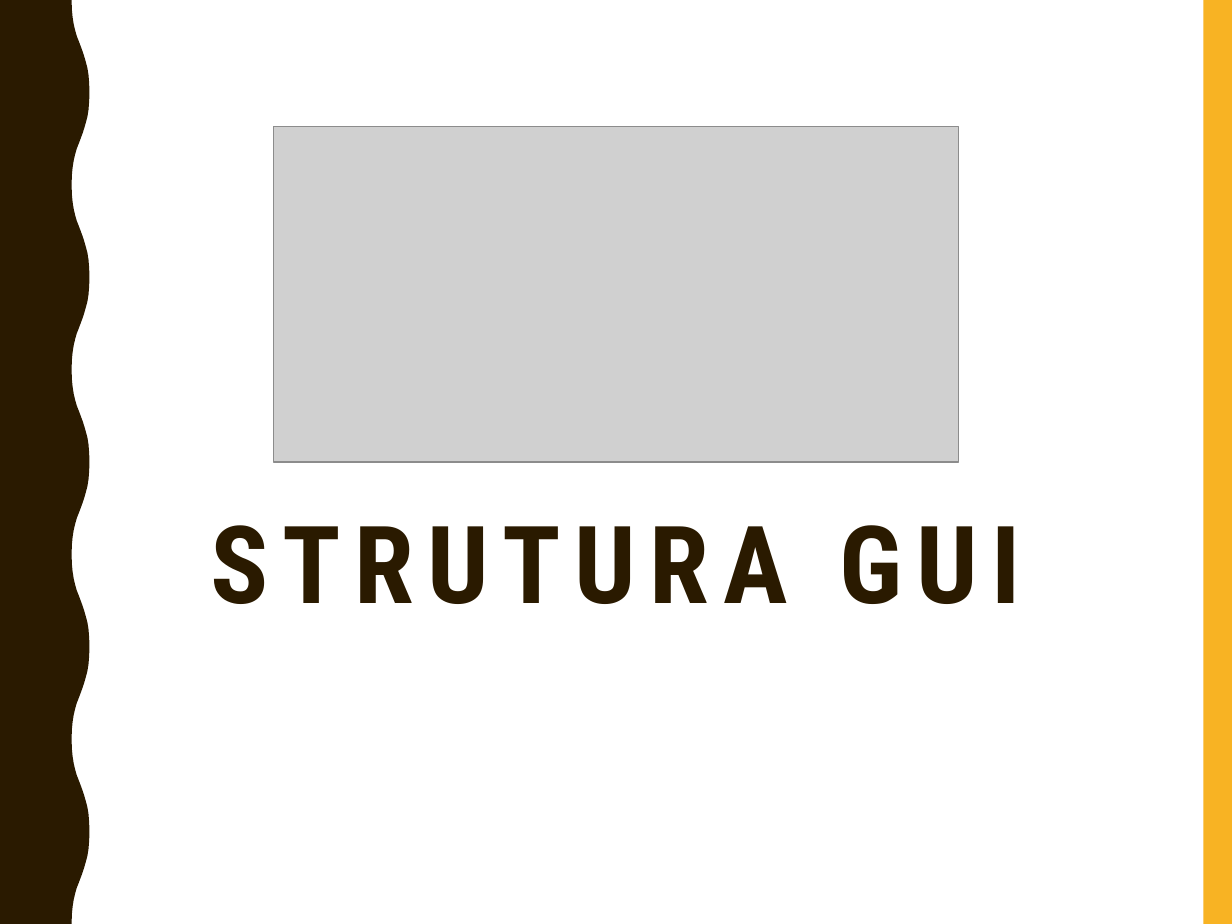
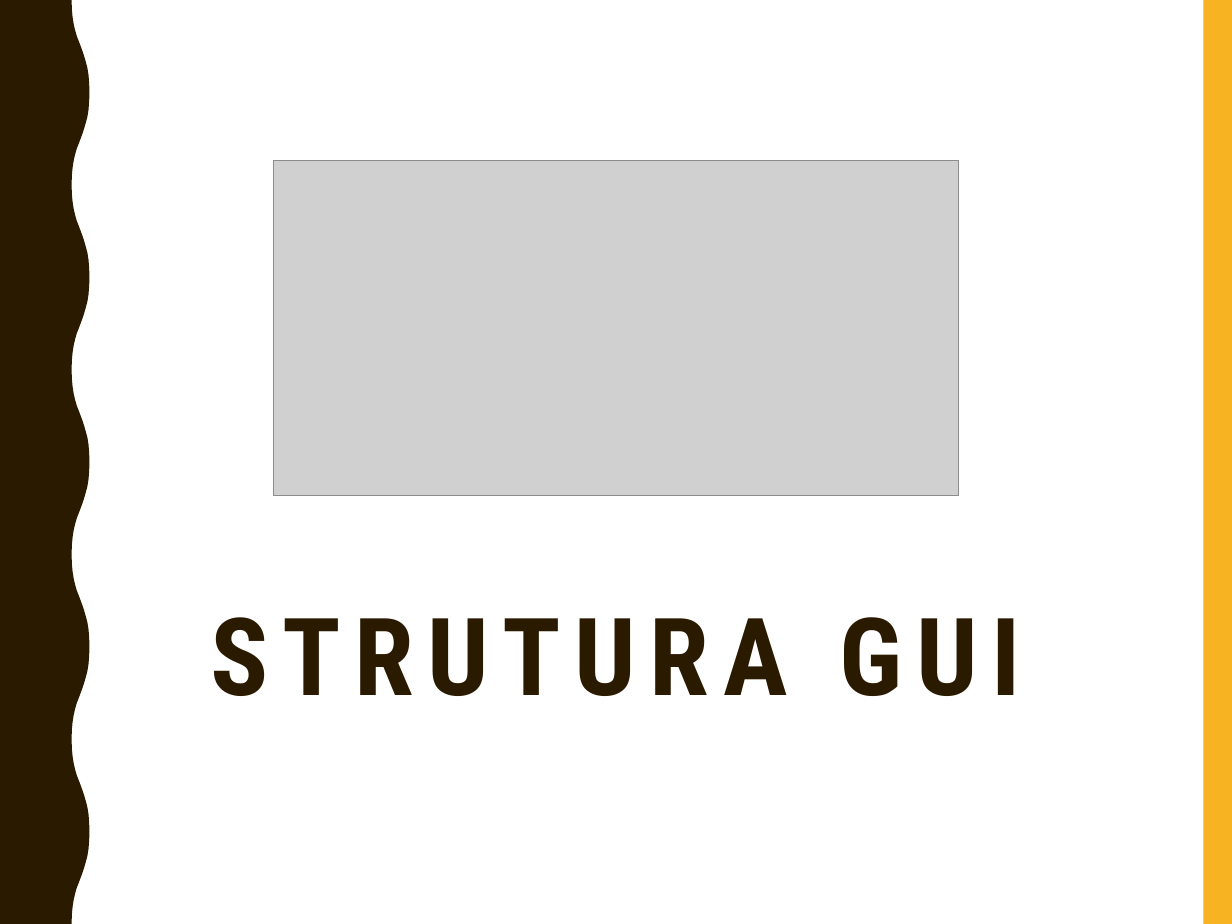
Before and after one commit to RiccardoSC2050/Progetto-ingegneria-del-software_1092954_1092457, a slide deck: slide 25 of presentazione/pw/Presentazione_Progetto_Ingegneria_Software(1).pptx. Drawn at 1232x924 pixels with LibreOffice and Linux fonts; fonts in the diff are those of the drawing; grey boxes stand for pictures. Boxes give left, top, right and bottom in pixels: in the first picture for what was removed or moved away, otherwise in the second. Text is boxed around its words. In the diff, an @@ line names an element or a change of style, - is before the commit and + after.

```diff
--- a/presentazione/pw/Presentazione_Progetto_Ingegneria_Software(1).pptx
+++ b/presentazione/pw/Presentazione_Progetto_Ingegneria_Software(1).pptx
@@ picture: place and size @@
-picture at (274,127,958,462)
+picture at (274,160,958,495)
@@ text "STRUTURA GUI": place and size @@
-text "STRUTURA GUI" at (210,525,1021,604)
+text "STRUTURA GUI" at (210,617,1021,696)
```
Also in this commit, not shown: 3 other slides changed, 23 slides added, 2 slides removed, 5 other files.
